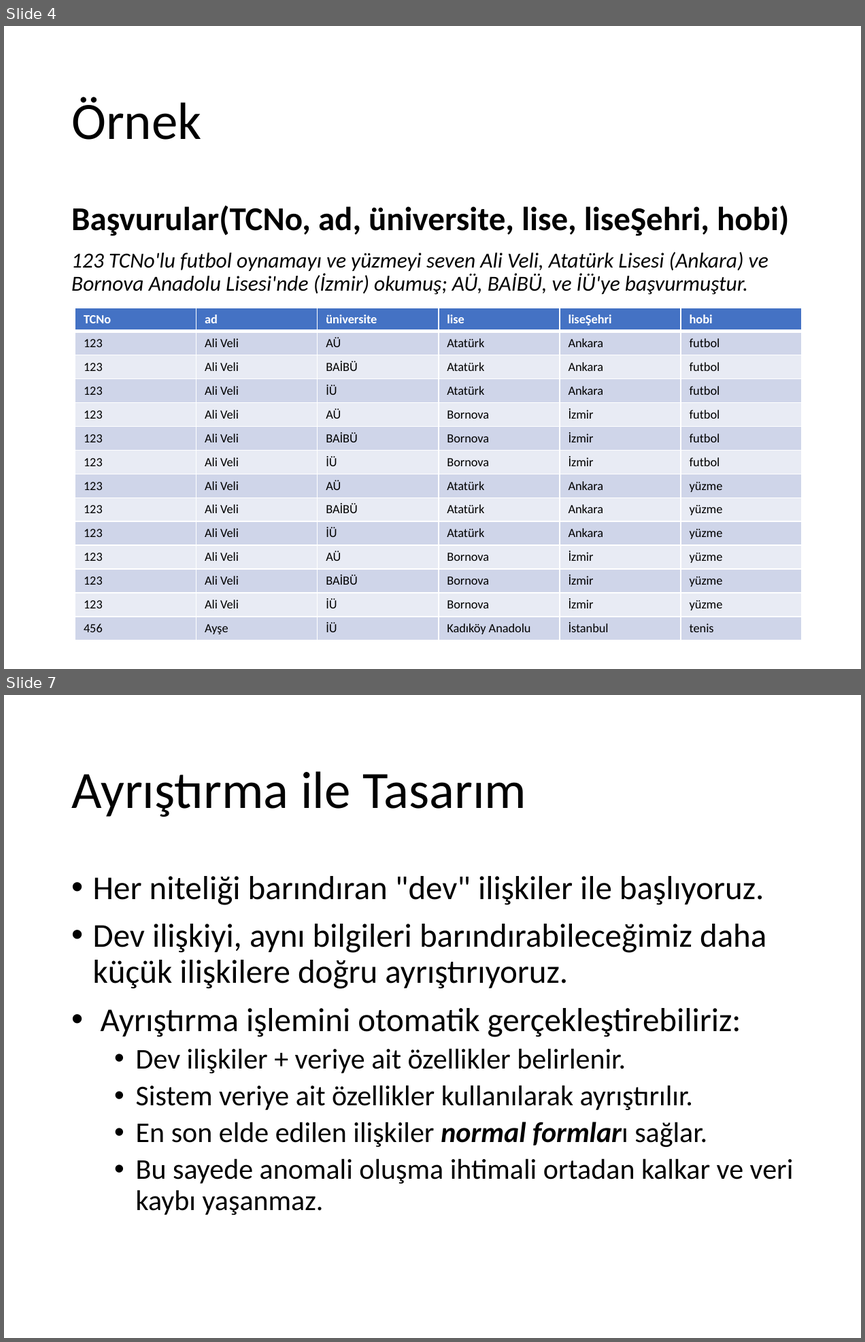
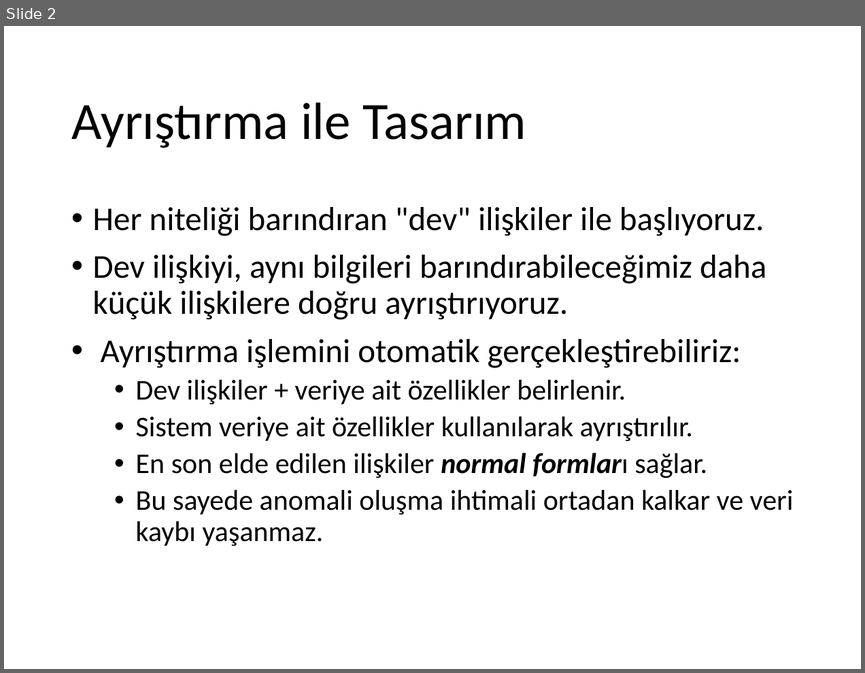
Before and after one commit to ihpar/dbms, a slide deck: Slides/Ders 5.2 Design BCNF.pptx. Shown one above the other, each under a label of ours: slides 4 and 7 before the commit, slide 2 after it; the slides between them are not shown. The pictures are 865x1342 and 865x673 pixels, drawn with LibreOffice and Linux fonts; fonts in the diff are those of the drawing. Boxes give left, top, right and bottom in pixels: in the first picture for what was removed or moved away, otherwise in the second. Text is boxed around its words. In the diff, an @@ line names an element or a change of style, - is before the commit and + after.

```diff
--- a/Slides/Ders 5.2 Design BCNF.pptx
+++ b/Slides/Ders 5.2 Design BCNF.pptx
@@ slide 4 removed at (4, 26, 861, 669), background #FFFFFF @@
@@ title removed at (71, 97, 201, 140) @@
-Örnek
@@ text removed at (71, 206, 789, 295) @@
-Başvurular(TCNo, ad, üniversite, lise, liseŞehri, hobi)
-123 TCNo'lu futbol oynamayı ve yüzmeyi seven Ali Veli, Atatürk Lisesi (Ankara) ve Bornova Anadolu Lisesi'nde (İzmir) okumuş; AÜ, BAİBÜ, ve İÜ'ye başvurmuştur.
@@ table removed at (75, 307, 800, 637), 14 rows, 6 columns @@
-TCNo | ad | üniversite | lise | liseŞehri | hobi
-123 | Ali Veli | AÜ | Atatürk | Ankara | futbol
-123 | Ali Veli | BAİBÜ | Atatürk | Ankara | futbol
-123 | Ali Veli | İÜ | Atatürk | Ankara | futbol
-123 | Ali Veli | AÜ | Bornova | İzmir | futbol
-123 | Ali Veli | BAİBÜ | Bornova | İzmir | futbol
-123 | Ali Veli | İÜ | Bornova | İzmir | futbol
-123 | Ali Veli | AÜ | Atatürk | Ankara | yüzme
-123 | Ali Veli | BAİBÜ | Atatürk | Ankara | yüzme
-123 | Ali Veli | İÜ | Atatürk | Ankara | yüzme
-123 | Ali Veli | AÜ | Bornova | İzmir | yüzme
-123 | Ali Veli | BAİBÜ | Bornova | İzmir | yüzme
-123 | Ali Veli | İÜ | Bornova | İzmir | yüzme
-456 | Ayşe | İÜ | Kadıköy Anadolu | İstanbul | tenis
@@ what was slide 7 is now slide 2 @@
```
Also in this commit, not shown: 1 slide changed, 5 other slides removed, 3 other files.
